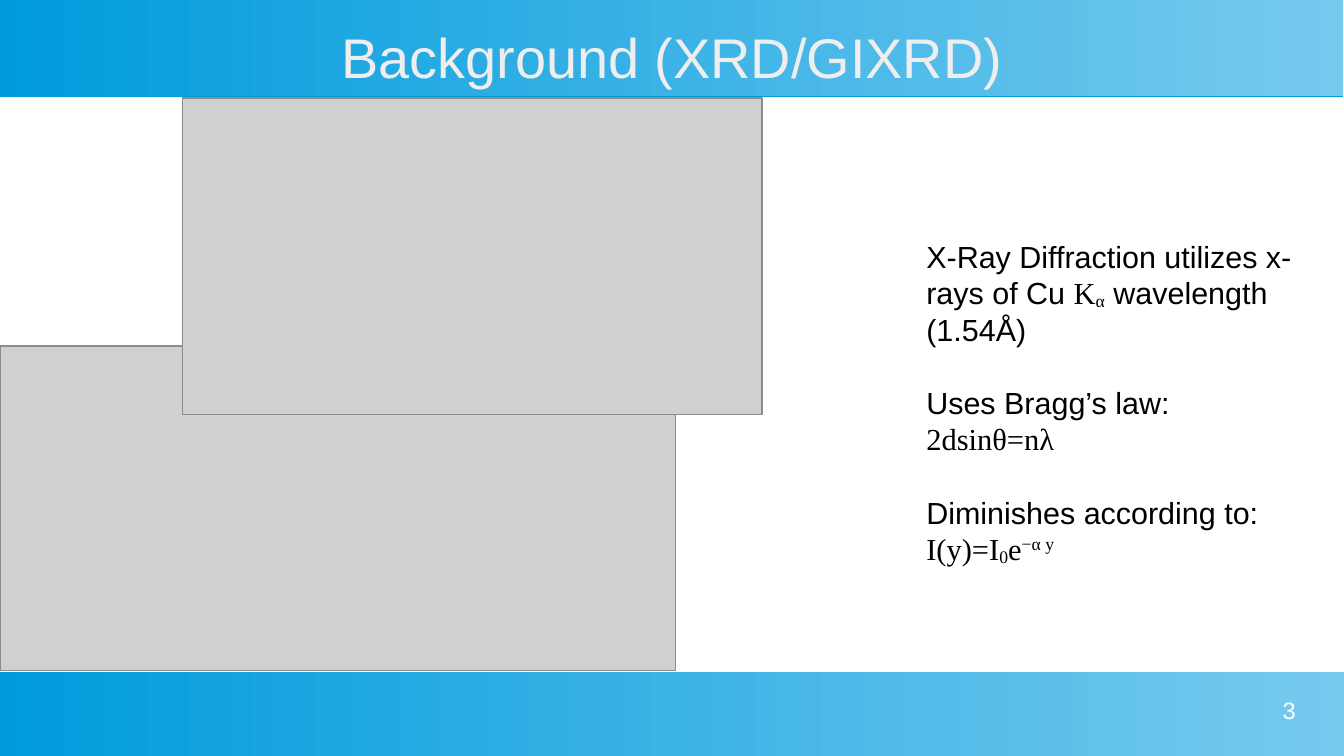
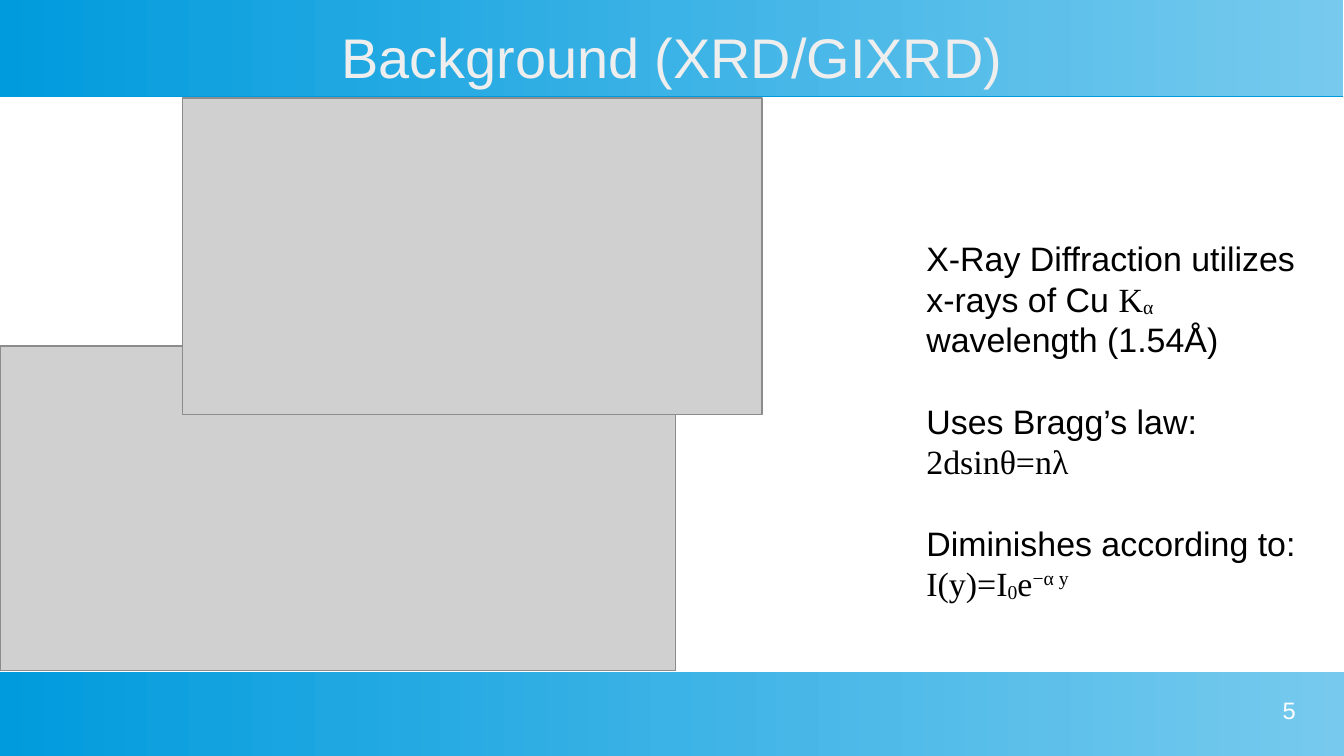
Before and after one commit to MarkS5001/GIXRD-Thesis, a slide deck: slide 5 of Thesis Defense Presentation.odp (slide 3 before the commit). Drawn at 1344x756 pixels with LibreOffice and Linux fonts; fonts in the diff are those of the drawing; grey boxes stand for pictures. Boxes give left, top, right and bottom in pixels: in the first picture for what was removed or moved away, otherwise in the second. Text is boxed around its words. In the diff, an @@ line names an element or a change of style, - is before the commit and + after.

Commit message:
Added conclusion slide, and updated other slides according to feedback

```diff
--- a/Thesis Defense Presentation.odp
+++ b/Thesis Defense Presentation.odp
@@ text "X-Ray Diffraction utilizes x-rays of ..." at [926,246,1296,603]: size 18 to 20 pt @@
@@ page number at [1283,702,1296,719]: text changed @@
-3
+5
```
Also in this commit, not shown: 3 other slides changed, 4 slides added, 1 slide removed.
